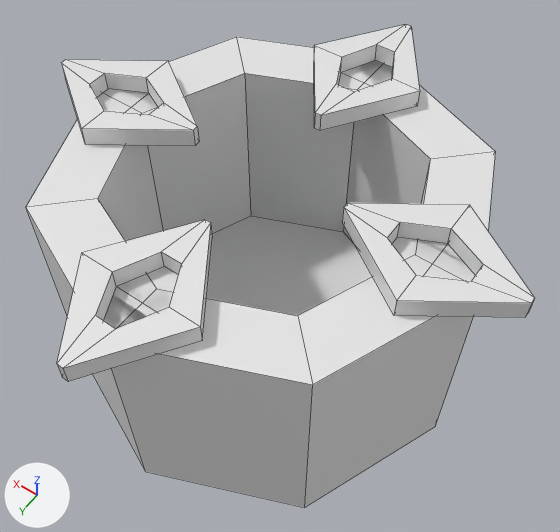
One commit to the Blender file Assets/Art/Whiteboxing/crystal_blender.blend: the scene before it, then after it.
Both versions are drawn from a 50 mm lens placed at (-13.3, 16.0, 25.2), pointed at (-0.6, -1.8, -2.6). Every picture has the same lights, and +X, +Y and +Z are marked at lower left. Mesh edges are drawn as thin lines.

The scene before the commit, as lines of its bpy script (objects in view):
```python
me_cylinder = bpy.data.meshes.new('Cylinder')
me_cylinder.from_pydata(...)  # 32 vertices, 26 faces; spans x -9.6..9.6, y -9.6..9.6, z -9.6..1.2
me_cylinder.materials.append(mat_cake_blender_material)  # white #e7e7e7
me_plane = bpy.data.meshes.new('Plane')
me_plane.from_pydata(...)  # 16 vertices, 11 faces; spans x -1.13..1.13, y -1.57..0.0, z 0.0..0.36
me_plane.materials.append(mat_cake_blender_material)  # white #e7e7e7
me_plane_001 = bpy.data.meshes.new('Plane.001')
me_plane_001.from_pydata(...)  # 16 vertices, 11 faces; spans x -1.13..1.13, y -1.57..0.0, z 0.0..0.36
me_plane_001.materials.append(mat_cake_blender_material)  # white #e7e7e7
ob_cylinder = bpy.data.objects.new('Cylinder', me_cylinder)
ob_cylinder.location = (0.0, -1.79, 1.41)
ob_plane = bpy.data.objects.new('Plane', me_plane)
ob_plane.location = (0.0, 5.77, 3.5)
ob_plane.rotation_euler = (3.142, 0.0, 0.0)  # degrees (180, 0, 0)
ob_plane.scale = (2.42, 2.42, 2.42)
_m = ob_plane.modifiers.new('Mirror', 'MIRROR')
_m.use_axis = (False, True, False)
_m.use_clip = True
ob_plane_001 = bpy.data.objects.new('Plane.001', me_plane_001)
ob_plane_001.location = (0.0, -9.18, 3.5)
ob_plane_001.rotation_euler = (3.142, 0.0, 0.0)  # degrees (180, 0, 0)
ob_plane_001.scale = (2.42, 2.42, 2.42)
_m = ob_plane_001.modifiers.new('Mirror', 'MIRROR')
_m.use_axis = (False, True, False)
_m.use_clip = True
# also in view: 'Plane.003' at (7.4, -1.7, 3.1); 'Plane.002' at (-7.5, -1.7, 3.1)
```
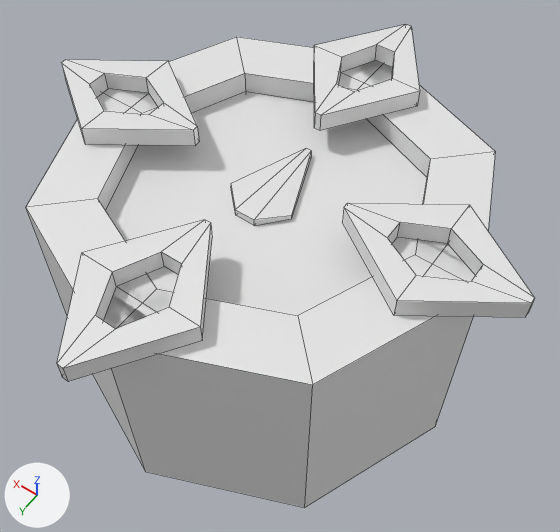
The change, as a list of edits to the scene's bpy script:
```text
Add mat_cake_blender_material_001:
    mat_cake_blender_material_001 = principled_material('cake_blender_material.001')
    mat_cake_blender_material_001.base_color = (0.8, 0.8, 0.8)  # white #e7e7e7
Add me_plane_004:
    me_plane_004.from_pydata([(-0.06, -1.3, 0.0), (0.06, -1.3, 0.0), (-0.64, 0.15, -0.03), (0.64, 0.15, -0.03), (-0.2, 0.6, -0.14), (0.19, 0.6, -0.14), (-0.06, -1.3, -0.14), (0.64, 0.15, -0.11), (0.06, -1.3, -0.14), (-0.64, 0.15, -0.11), (0.19, 0.6, 0.0), (-0.2, 0.6, 0.0)], [], [(0, 1, 10, 11), (8, 5, 7), (11, 10, 5, 4), (1, 0, 6, 8), (3, 7, 5, 10), (3, 1, 8, 7), (4, 6, 9), (11, 2, 0), (1, 3, 10), (6, 4, 5, 8), (0, 2, 9, 6), (2, 11, 4, 9)])
    me_plane_004.materials.append(mat_cake_blender_material_001)  # white #e7e7e7
Add me_cylinder_001:
    me_cylinder_001.from_pydata(...)  # an 8-sided cylinder along z spanning x -6.8..6.8, y -6.8..6.8, z 0.0..0.79
    me_cylinder_001.materials.append(mat_cake_blender_material)  # white #e7e7e7
Add ob_spinning_arrow:
    ob_spinning_arrow = bpy.data.objects.new('spinning_arrow', me_plane_004)
    ob_spinning_arrow.location = (0.0, -1.64, 1.93)
    ob_spinning_arrow.rotation_euler = (0.0, 0.0, -6.282)  # degrees (0, 0, -360)
    ob_spinning_arrow.scale = (2.42, 2.42, 2.42)
Add ob_lid:
    ob_lid = bpy.data.objects.new('lid', me_cylinder_001)
    ob_lid.location = (0.0, -1.79, 0.79)
```

Boxes [x1, y1, x2, y2] around the edits, measured in the pictures (560 x 532 px):
'lid', added
    after: [106, 91, 426, 316]
'spinning_arrow', added
    after: [231, 148, 311, 226]
